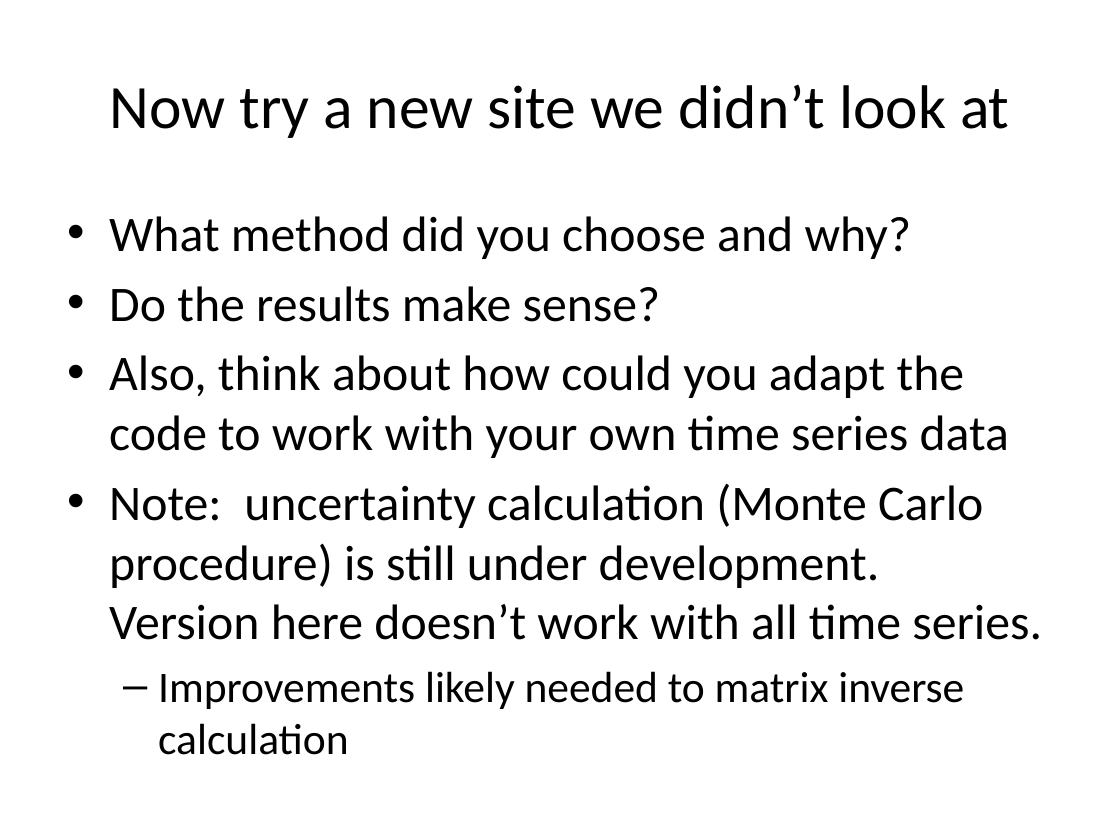
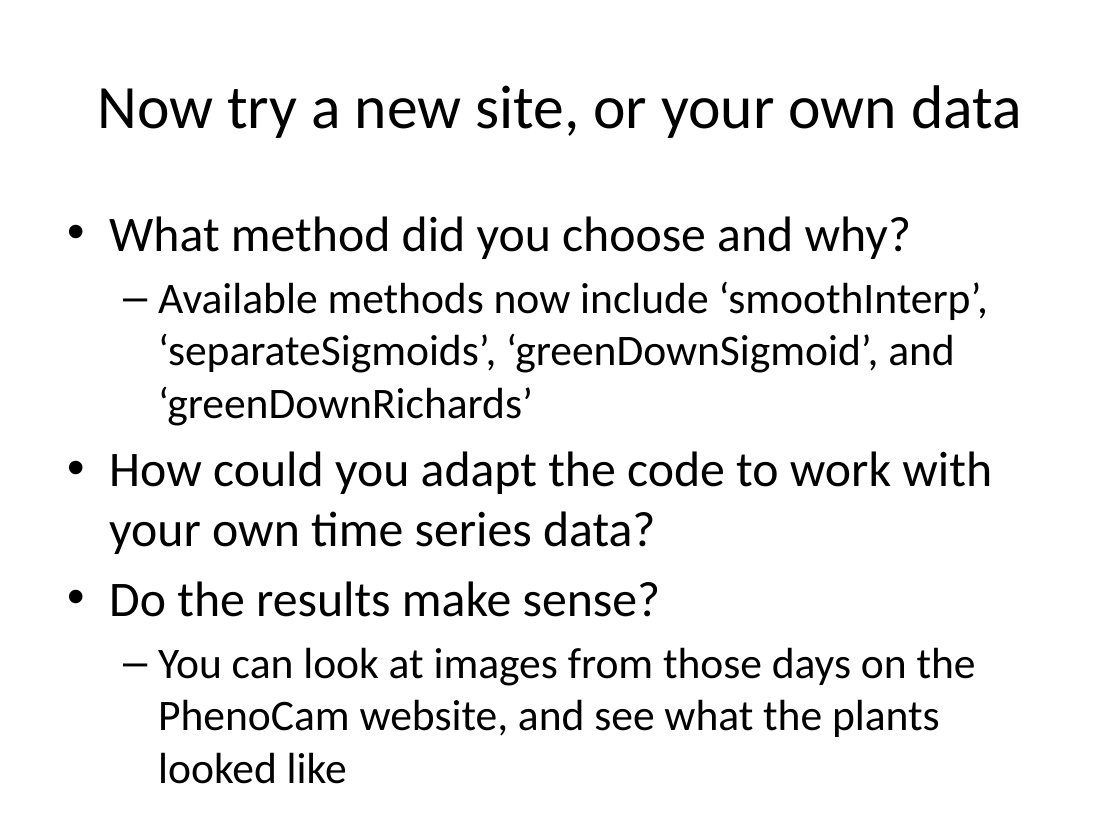
Before and after one commit to klostest/PhenoCamAnalysis, a slide deck: slide 14 of UC_UAV_workshop_4_4_17/Hands_on.pptx. Drawn at 1120x840 pixels with LibreOffice and Linux fonts; fonts in the diff are those of the drawing. Boxes give left, top, right and bottom in pixels: in the first picture for what was removed or moved away, otherwise in the second. Text is boxed around its words. In the diff, an @@ line names an element or a change of style, - is before the commit and + after.

```diff
--- a/UC_UAV_workshop_4_4_17/Hands_on.pptx
+++ b/UC_UAV_workshop_4_4_17/Hands_on.pptx
@@ title at <box>97,85,1022,138</box>: text changed @@
-Now try a new site we didn’t look at
+Now try a new site, or your own data
@@ text at <box>109,281,992,554</box>: paragraphs added @@
+  – Available methods now include ‘smoothInterp’, ‘separateSigmoids’, ‘greenDownSigmoid’, and ‘greenDownRichards’
+• How could you adapt the code to work with your own time series data?
@@ text at <box>158,647,976,784</box>: text changed; size 32 to 28 pt @@
-• Also, think about how could you adapt the code to work with your own time series data
-• Note: uncertainty calculation (Monte Carlo procedure) is still under development. Version here doesn’t work with all time series.
-  – Improvements likely needed to matrix inverse calculation
+  – You can look at images from those days on the PhenoCam website, and see what the plants looked like
```
Also in this commit, not shown: 4 other slides changed, 2 other files.
